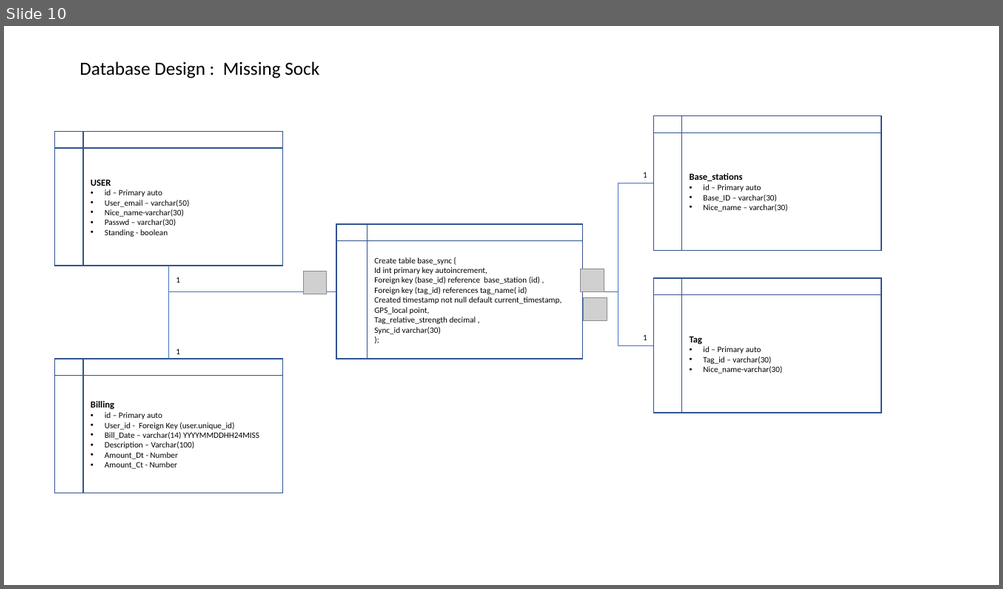
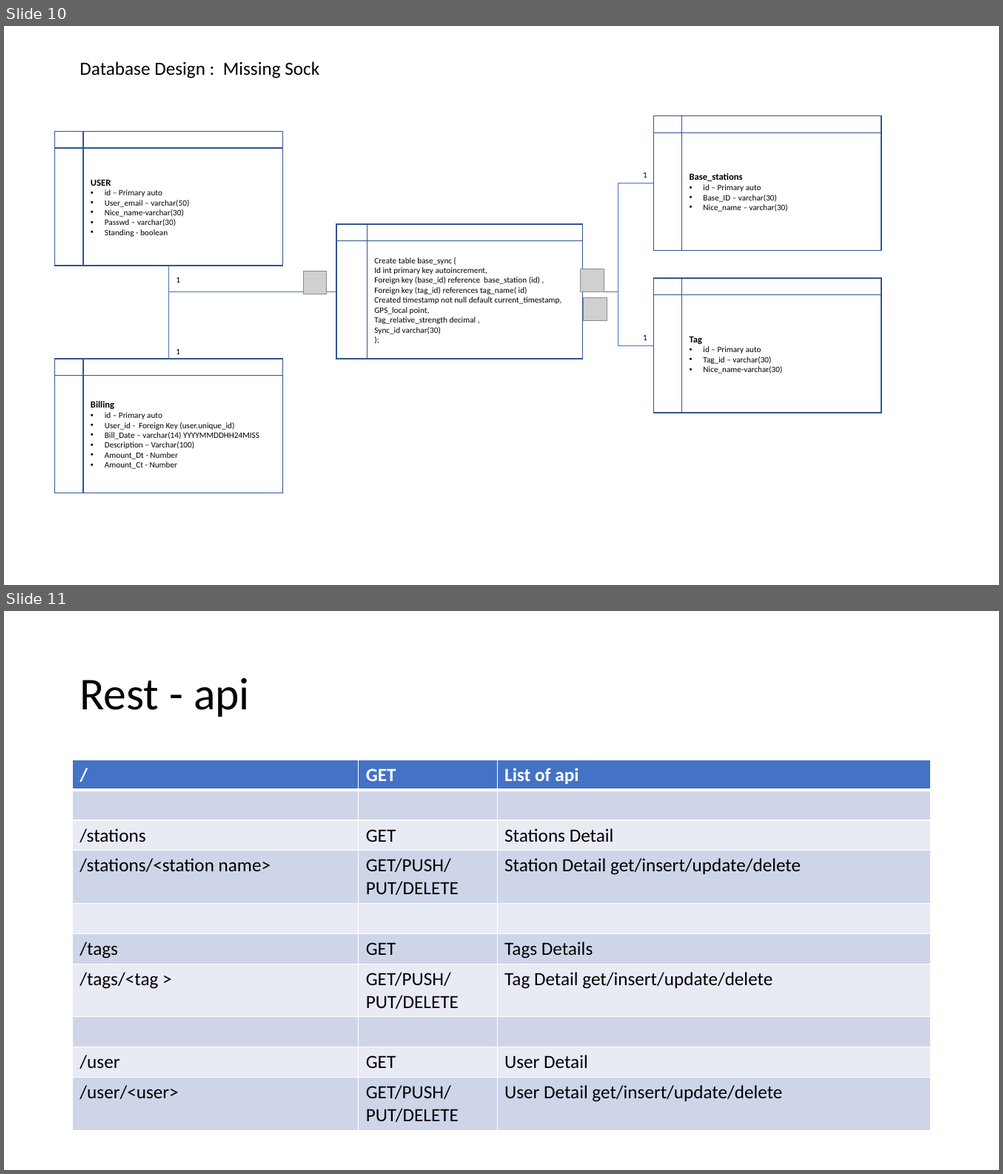
Before and after one commit to DuDevOps/MissingSock, a slide deck: Documentation/Planning/wireframe_1.pptx. Shown one above the other, each under a label of ours: slide 10 before the commit, slides 10 and 11 after it. The pictures are 1003x589 and 1003x1174 pixels, drawn with LibreOffice and Linux fonts; fonts in the diff are those of the drawing; grey boxes stand for pictures. Boxes give left, top, right and bottom in pixels: in the first picture for what was removed or moved away, otherwise in the second. Text is boxed around its words. In the diff, an @@ line names an element or a change of style, - is before the commit and + after.

```diff
--- a/Documentation/Planning/wireframe_1.pptx
+++ b/Documentation/Planning/wireframe_1.pptx
@@ slide 11 added at (4, 611, 999, 1170), background #FFFFFF @@
@@ title added at (79, 678, 250, 717), 44 pt, text #000000 @@
+Rest - api
@@ table added at (73, 760, 930, 1129), 10 rows, 3 columns @@
+/ | GET | List of api
+ |  | 
+/stations | GET | Stations Detail
+/stations/<station name> | GET/PUSH/PUT/DELETE | Station Detail get/insert/update/delete
+ |  | 
+/tags | GET | Tags Details
+/tags/<tag > | GET/PUSH/PUT/DELETE | Tag Detail get/insert/update/delete
+ |  | 
+/user | GET | User Detail
+/user/<user> | GET/PUSH/PUT/DELETE | User Detail get/insert/update/delete
```
Also in this commit, not shown: 55 other files.
